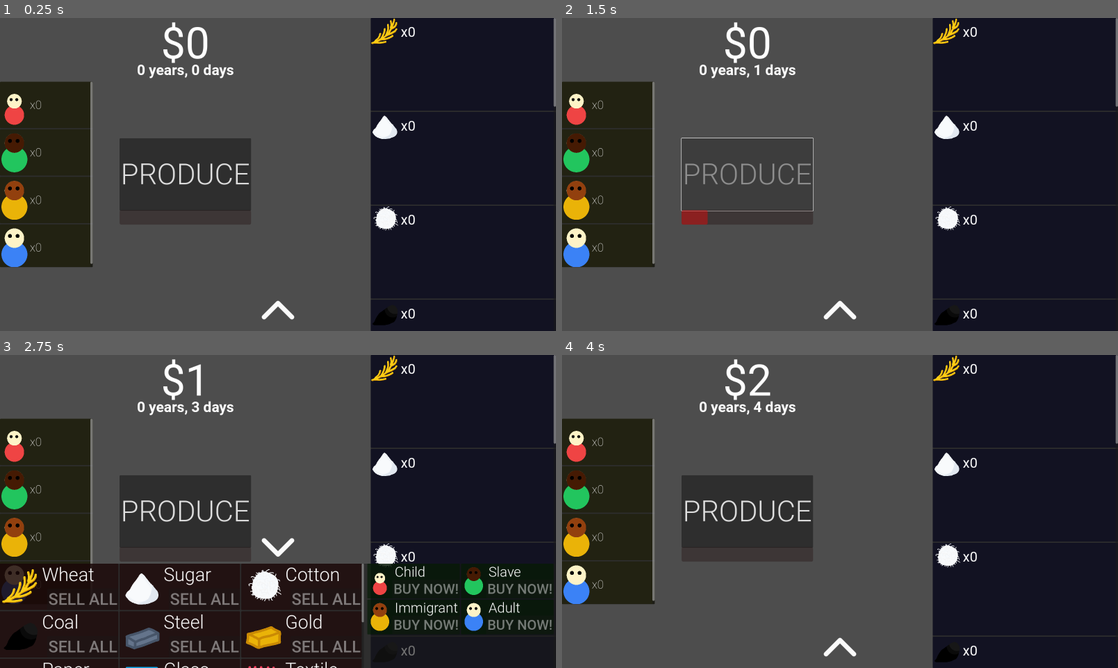
Above: before the commit, frames 1-4 (two rows, left to right).
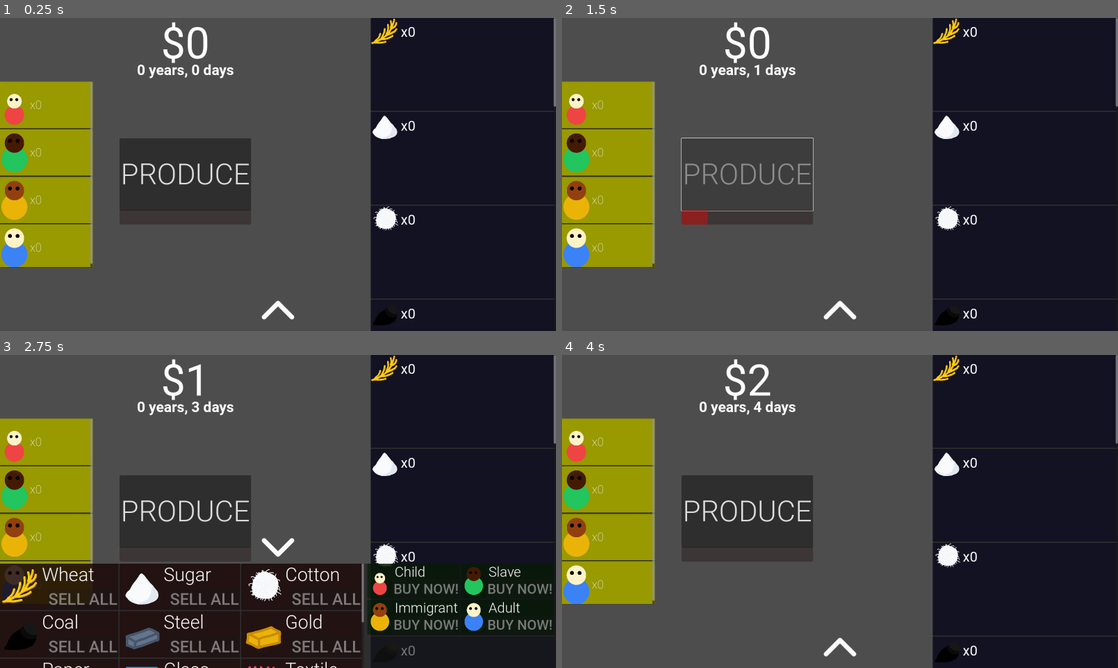
Above: after the commit, the same moments.

Repository: LowBudgetGameDev/Industrial-Revolution-Game
Game: Godot game, scene res://Scenes/Game_Scene.tscn
Two runs of this game, one before a commit and one after it. Both use one fixed random seed, a clock stepped at 60 frames per second and the inputs below.
Inputs (mouse positions are in pixels of both pictures, inside the frame that each line leads up to):
- Up to frame 1 (0.25 s): no input
- Up to frame 2 (1.5 s): click (606, 105) at 0.52 s; click "PRODUCE" at 1.25 s
- Up to frame 3 (2.75 s): click (278, 649) at 2 s
- Up to frame 4 (4 s): click "PRODUCE" at 2.75 s; click (840, 545) at 3.5 s

The runs differ from the first frame. In frame 1, 8.2% of the frame differs, in the area x 0-17%, y 20-80%; in frame 2, 8.2%; in frame 3, 6.5%; in frame 4, 8.2%.

Commit message:
made click worker work

Diff:
--- a/Scenes/HiredWorkersUI.tscn
+++ b/Scenes/HiredWorkersUI.tscn
@@ -1,20 +1,28 @@
-[gd_scene load_steps=3 format=3 uid="uid://cfh2si13l22lg"]
+[gd_scene load_steps=4 format=3 uid="uid://cfh2si13l22lg"]
 
 [ext_resource type="Script" path="res://Scripts/HiredWorkerUI.gd" id="1_s0t40"]
 [ext_resource type="FontFile" uid="uid://bl1qtcrket7xy" path="res://Fonts/Roboto-Thin.ttf" id="2_5r4jb"]
 
-[node name="HiredWorkerUI" type="Control" node_paths=PackedStringArray("amount_text")]
+[sub_resource type="StyleBoxFlat" id="StyleBoxFlat_3mctx"]
+
+[node name="HiredWorkerUI" type="Control" node_paths=PackedStringArray("amount_text", "background", "click_button")]
 custom_minimum_size = Vector2(320, 160)
 layout_mode = 3
-anchors_preset = 15
-anchor_right = 1.0
-anchor_bottom = 1.0
-offset_right = -2880.0
-offset_bottom = -1620.0
+anchors_preset = 8
+anchor_left = 0.5
+anchor_top = 0.5
+anchor_right = 0.5
+anchor_bottom = 0.5
+offset_left = -160.0
+offset_top = -80.0
+offset_right = 160.0
+offset_bottom = 80.0
 grow_horizontal = 2
 grow_vertical = 2
 script = ExtResource("1_s0t40")
 amount_text = NodePath("AmountText")
+background = NodePath("Background")
+click_button = NodePath("ClickButton")
 
 [node name="Background" type="Panel" parent="."]
 self_modulate = Color(1, 1, 0, 1)
@@ -24,6 +32,7 @@
 anchor_bottom = 1.0
 grow_horizontal = 2
 grow_vertical = 2
+theme_override_styles/panel = SubResource("StyleBoxFlat_3mctx")
 
 [node name="AmountText" type="RichTextLabel" parent="."]
 layout_mode = 1
@@ -42,3 +51,11 @@
 text = "x999999999"
 fit_content = true
 autowrap_mode = 0
+
+[node name="ClickButton" type="TextureButton" parent="."]
+layout_mode = 1
+anchors_preset = 15
+anchor_right = 1.0
+anchor_bottom = 1.0
+grow_horizontal = 2
+grow_vertical = 2
--- a/Scenes/UI.tscn
+++ b/Scenes/UI.tscn
@@ -183,6 +183,7 @@
 offset_right = 320.0
 offset_bottom = 320.0
 grow_vertical = 2
+mouse_filter = 2
 script = ExtResource("6_yig5t")
 hired_worker_container = NodePath("ScrollContainer/HiredWorkersContainer")
 
--- a/Scripts/HiredWorkerUI.gd
+++ b/Scripts/HiredWorkerUI.gd
@@ -4,9 +4,14 @@
 
 @export var amount_text : RichTextLabel
 @export var worker : Worker
+@export var background : Panel
+@export var click_button : TextureButton
 
 func _ready():
 	WorkerManager.instance.on_hired_worker.connect(self.update_text)
+
+	click_button.pressed.connect(self._on_clicked)
+	move_child(click_button, 999)
 
 func init():
 	update_text()
@@ -21,3 +26,9 @@
 
 func update_text():
 	amount_text.text = "x" + str(WorkerManager.instance.get_amount_workers_hired(worker))
+
+func _on_clicked():
+	if WorkerManager.instance.get_amount_workers_hired(worker) == 0:
+		return
+
+	background.self_modulate = Color(0.5, 0.5, 0)
--- a/project.godot
+++ b/project.godot
@@ -20,3 +20,11 @@
 window/size/viewport_width=2880
 window/size/viewport_height=1620
 window/stretch/mode="viewport"
+
+[input]
+
+click={
+"deadzone": 0.5,
+"events": [Object(InputEventMouseButton,"resource_local_to_scene":false,"resource_name":"","device":-1,"window_id":0,"alt_pressed":false,"shift_pressed":false,"ctrl_pressed":false,"meta_pressed":false,"button_mask":1,"position":Vector2(473, 15),"global_position":Vector2(479, 77),"factor":1.0,"button_index":1,"canceled":false,"pressed":true,"double_click":false,"script":null)
+]
+}
